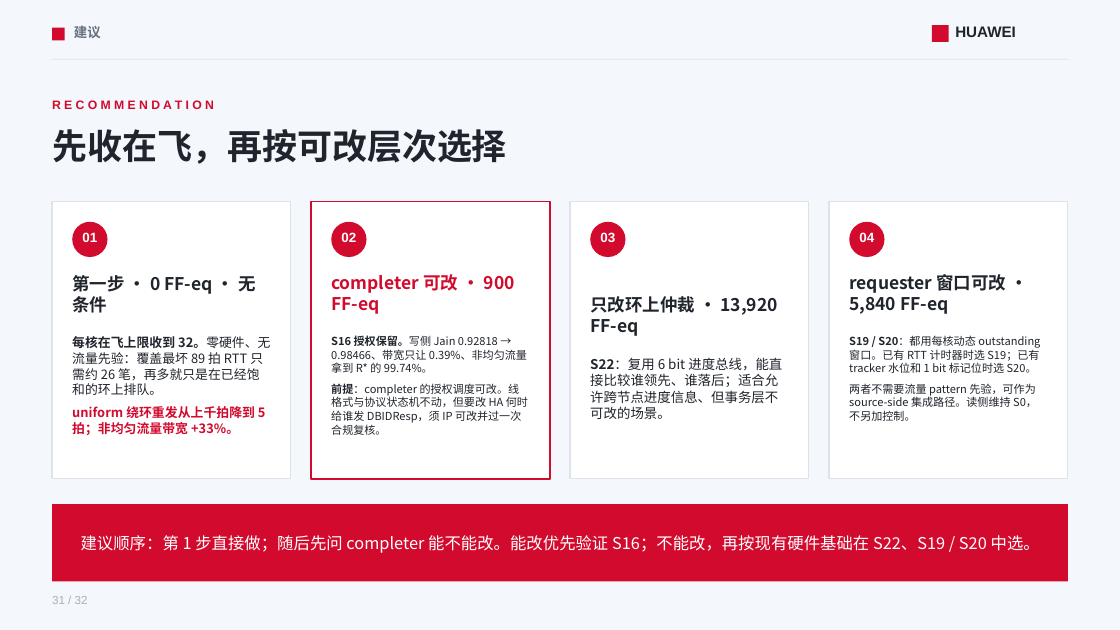
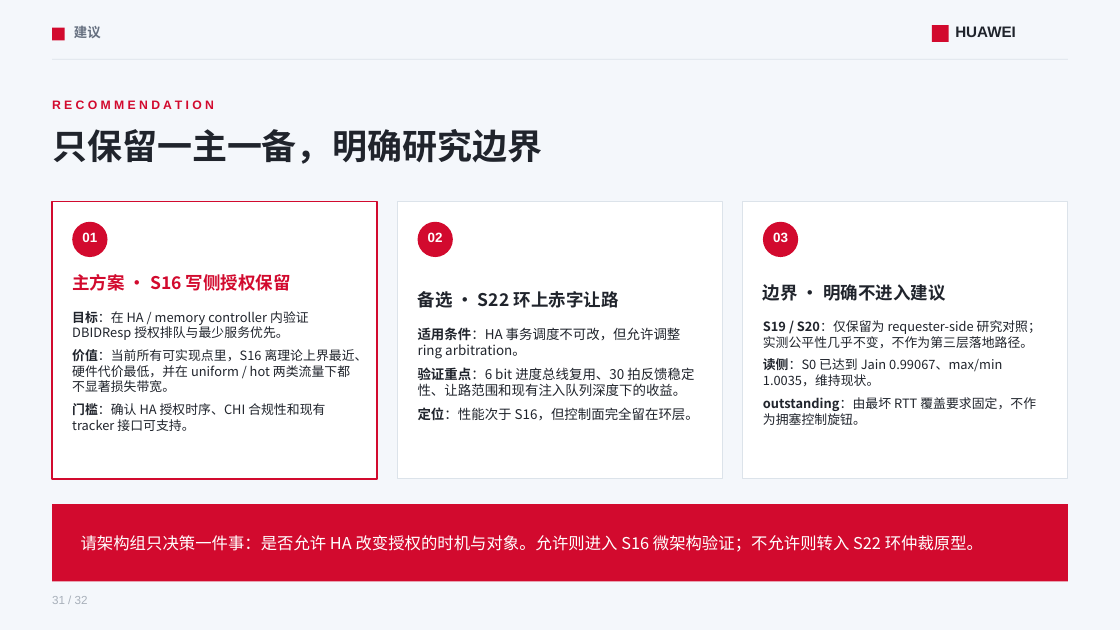
Before and after one commit to lukebest/booksim2, a slide deck: slide 31 of ppt/ring2-write-fairness.pptx. Drawn at 1120x630 pixels with LibreOffice and Linux fonts; fonts in the diff are those of the drawing. Boxes give left, top, right and bottom in pixels: in the first picture for what was removed or moved away, otherwise in the second. Text is boxed around its words. In the diff, an @@ line names an element or a change of style, - is before the commit and + after.

```diff
--- a/ppt/ring2-write-fairness.pptx
+++ b/ppt/ring2-write-fairness.pptx
@@ text at bbox=[52, 129, 542, 164]: text changed @@
-先收在飞，再按可改层次选择
+只保留一主一备，明确研究边界
@@ rectangle: place and size @@
-rectangle at bbox=[52, 202, 291, 479]
+rectangle at bbox=[52, 202, 377, 479]
@@ rectangle at bbox=[52, 202, 377, 479]: outline #DCE3EA 1 pt to #D20A2E 1.5 pt @@
@@ rectangle: place and size @@
-rectangle at bbox=[311, 202, 549, 479]
+rectangle at bbox=[397, 202, 723, 479]
@@ rectangle at bbox=[397, 202, 723, 479]: outline #D20A2E 1.5 pt to #DCE3EA 1 pt @@
@@ rectangle: place and size @@
-rectangle at bbox=[571, 202, 809, 479]
+rectangle at bbox=[743, 202, 1068, 479]
@@ rectangle removed at bbox=[829, 202, 1068, 479] @@
@@ text "02": place and size @@
-text "02" at bbox=[341, 232, 356, 242]
+text "02" at bbox=[428, 232, 443, 242]
@@ ellipse: place and size @@
-ellipse at bbox=[331, 222, 366, 257]
+ellipse at bbox=[418, 222, 453, 257]
@@ text "03": place and size @@
-text "03" at bbox=[600, 232, 615, 242]
+text "03" at bbox=[773, 232, 788, 242]
@@ ellipse: place and size @@
-ellipse at bbox=[591, 222, 626, 257]
+ellipse at bbox=[763, 222, 798, 257]
@@ ellipse removed at bbox=[849, 222, 885, 257] @@
@@ text removed at bbox=[859, 232, 874, 242] @@
-04
@@ text at bbox=[72, 274, 291, 291]: text changed; text colour #20242C to #D20A2E @@
-第一步 · 0 FF‑eq · 无条件
+主方案 · S16 写侧授权保留
@@ text at bbox=[418, 291, 619, 308]: text changed; text colour #D20A2E to #20242C @@
-completer 可改 · 900 FF‑eq
+备选 · S22 环上赤字让路
@@ text removed at bbox=[590, 296, 778, 336] @@
-只改环上仲裁 · 13,920 FF‑eq
@@ text added at bbox=[763, 284, 945, 301], 15 pt, text #20242C, bold @@
+边界 · 明确不进入建议
@@ text removed at bbox=[849, 274, 1006, 314] @@
-requester 窗口可改 · 5,840 FF‑eq
@@ text at bbox=[72, 311, 368, 431]: text changed; bold off @@
-每核在飞上限收到 32。零硬件、无流量先验：覆盖最坏 89 拍 RTT 只需约 26 笔，再多就只是在已经饱和的环上排队。
-uniform 绕环重发从上千拍降到 5 拍；非均匀流量带宽 +33%。
+目标：在 HA / memory controller 内验证 DBIDResp 授权排队与最少服务优先。
+价值：当前所有可实现点里，S16 离理论上界最近、硬件代价最低，并在 uniform / hot 两类流量下都不显著损失带宽。
+门槛：确认 HA 授权时序、CHI 合规性和现有 tracker 接口可支持。
@@ text at bbox=[418, 327, 699, 420]: text changed; size 9.5 to 11.5 pt @@
-S16 授权保留。写侧 Jain 0.92818 → 0.98466、带宽只让 0.39%、非均匀流量拿到 R* 的 99.74%。
-前提：completer 的授权调度可改。线格式与协议状态机不动，但要改 HA 何时给谁发 DBIDResp，须 IP 可改并过一次合规复核。
+适用条件：HA 事务调度不可改，但允许调整 ring arbitration。
+验证重点：6 bit 进度总线复用、30 拍反馈稳定性、让路范围和现有注入队列深度下的收益。
+定位：性能次于 S16，但控制面完全留在环层。
@@ text at bbox=[763, 320, 1041, 425]: text changed; size 11.5 to 11 pt @@
-S22：复用 6 bit 进度总线，能直接比较谁领先、谁落后；适合允许跨节点进度信息、但事务层不可改的场景。
+S19 / S20：仅保留为 requester-side 研究对照；实测公平性几乎不变，不作为第三层落地路径。
+读侧：S0 已达到 Jain 0.99067、max/min 1.0035，维持现状。
+outstanding：由最坏 RTT 覆盖要求固定，不作为拥塞控制旋钮。
@@ text removed at bbox=[849, 335, 1040, 421] @@
-S19 / S20：都用每核动态 outstanding 窗口。已有 RTT 计时器时选 S19；已有 tracker 水位和 1 bit 标记位时选 S20。
-两者不需要流量 pattern 先验，可作为 source-side 集成路径。读侧维持 S0，不另加控制。
@@ text at bbox=[81, 535, 983, 552]: text changed @@
-建议顺序：第 1 步直接做；随后先问 completer 能不能改。能改优先验证 S16；不能改，再按现有硬件基础在 S22、S19 / S20 中选。
+请架构组只决策一件事：是否允许 HA 改变授权的时机与对象。允许则进入 S16 微架构验证；不允许则转入 S22 环仲裁原型。
```
Also in this commit, not shown: 9 other slides changed, 1 other file.
